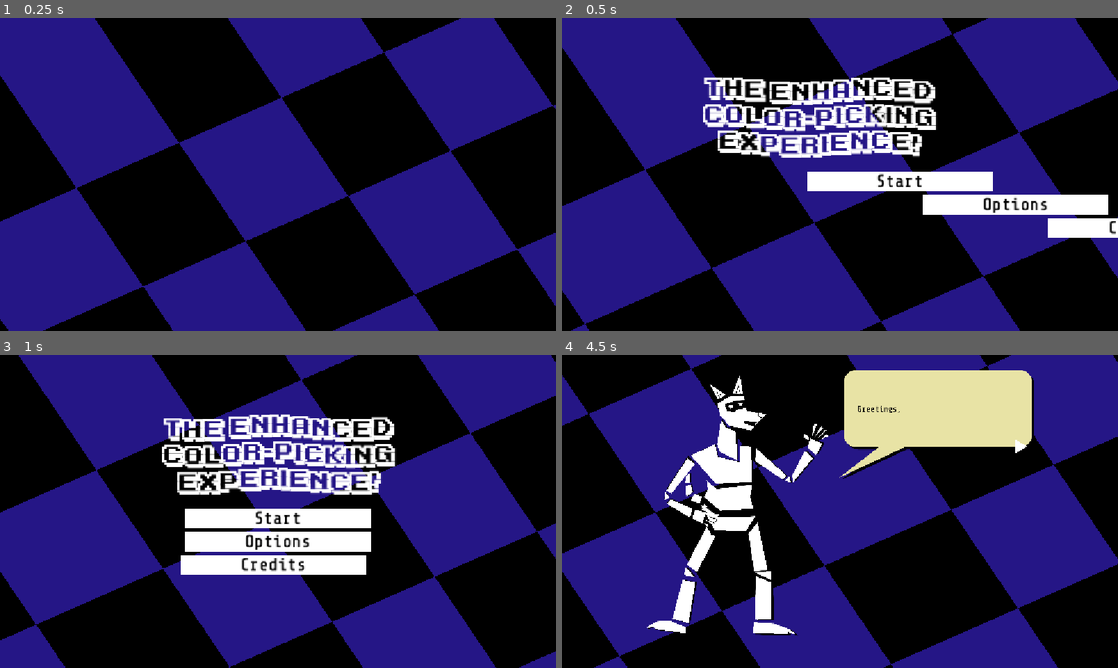
Above: before the commit, frames 1-4 (two rows, left to right).
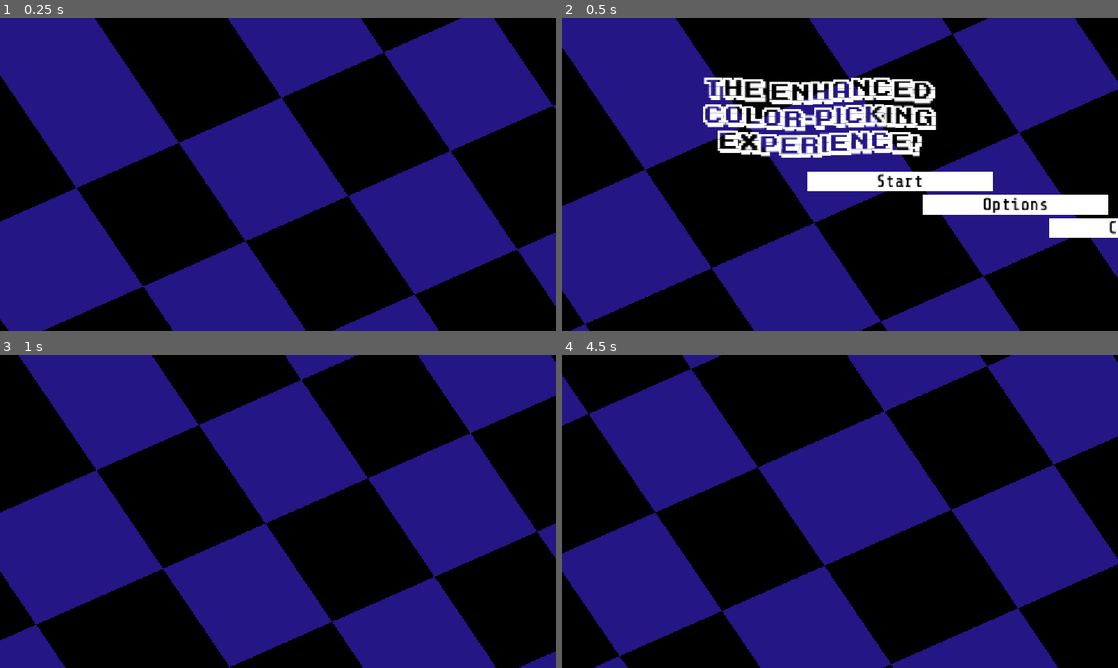
Above: after the commit, the same moments.

Repository: AlejandroCiuba/color-picker-game
Game: Godot game, scene res://scenes/levels/level.tscn
The game is run twice, just before and just after one commit, with the same random seed, the same clock (stepped at 60 frames per second) and the same inputs.
Inputs (mouse positions are in pixels of both pictures, inside the frame that each line leads up to):
- Up to frame 1 (0.25 s): no input
- Up to frame 2 (0.5 s): no input
- Up to frame 3 (1 s): click "Options" at 0.5 s
- Up to frame 4 (4.5 s): click "Credits" at 1.25 s; click (840, 517) at 2 s, where only the run before the commit has a clickable "Start"; move the mouse to (962, 495) at 2.77 s; hold Right (ui_right) 2.78-3.53 s; move the mouse to (728, 527) at 3.52 s; hold Left (ui_left) 3.53-4.25 s; click (1029, 426) at 4.27 s

Frame 1 is identical in both runs. In frame 2, less than 0.1% of the frame differs, in the area x 77-88%, y 57-71%; in frame 3, 13%; in frame 4, 14%, in the area x 15-85%, y 4-90%.

Commit message:
Updated theme and tweens in the start menu

Diff:
--- a/resources/theme/theme.tres
+++ b/resources/theme/theme.tres
@@ -40,8 +40,10 @@
 [resource]
 default_font = ExtResource("2_7ct1h")
 Button/colors/font_color = Color(0, 0, 0, 1)
+Button/colors/font_disabled_color = Color(1, 1, 1, 1)
 Button/colors/font_hover_color = Color(1, 1, 1, 1)
 Button/colors/font_pressed_color = Color(0, 0, 0, 1)
+Button/styles/disabled = SubResource("StyleBoxFlat_56c54")
 Button/styles/hover = SubResource("StyleBoxFlat_56c54")
 Button/styles/normal = SubResource("StyleBoxFlat_orw62")
 Button/styles/pressed = SubResource("StyleBoxFlat_65ii4")
--- a/scenes/ui/menus/start_menu.gd
+++ b/scenes/ui/menus/start_menu.gd
@@ -1,6 +1,14 @@
 extends CanvasLayer
 
 signal game_started()
+signal options_opened()
+signal credits_opened()
+
+@export_category("Tween Delays")
+@export var delay_time_ready: float = 1E-2
+@export var delay_time_start: float = 1E-2
+@export var delay_time_options: float = 1E-2
+@export var delay_time_credits: float = 1E-2
 
 @onready var title: RichTextLabel = %Title
 @onready var start_button: AnimatedButton = %StartButton
@@ -16,7 +24,36 @@
 	tween.set_trans(Tween.TRANS_BACK).set_ease(Tween.EASE_IN_OUT)
 	tween.set_parallel(true)
 	for i in range(items.size()):
-		tween.tween_property(items[i], "position:y", 1000.0, 0.75 + (i * 1E-2)).from_current()
+		items[i].offset_transform_enabled = true
+		tween.tween_property(items[i], "offset_transform_position:y", 1000.0, 0.75 + (i * delay_time_start)).from_current()
+
+	await tween.finished
+
+
+func _options_tween() -> void:
+
+	var items: Array[Control] = [title, start_button, options_button, credits_button]
+
+	var tween: Tween = create_tween()
+	tween.set_trans(Tween.TRANS_BACK).set_ease(Tween.EASE_IN_OUT)
+	tween.set_parallel(true)
+	for i in range(items.size()):
+		items[i].offset_transform_enabled = true
+		tween.tween_property(items[i], "offset_transform_position:y", -1000.0, 0.75 + (i * delay_time_options)).from_current()
+
+	await tween.finished
+
+
+func _credits_tween() -> void:
+
+	var items: Array[Control] = [title, start_button, options_button, credits_button]
+
+	var tween: Tween = create_tween()
+	tween.set_trans(Tween.TRANS_BACK).set_ease(Tween.EASE_IN_OUT)
+	tween.set_parallel(true)
+	for i in range(items.size()):
+		items[i].offset_transform_enabled = true
+		tween.tween_property(items[i], "offset_transform_position:x", -1000.0, 0.75 + (i * delay_time_credits)).from_current()
 
 	await tween.finished
 
@@ -29,24 +66,28 @@
 	tween.set_trans(Tween.TRANS_BACK).set_ease(Tween.EASE_IN_OUT)
 	tween.set_parallel(true)
 	for i in range(items.size()):
-		items[i].position.x = 1000.0
-		tween.tween_property(items[i], "position:x", 0.0, 0.75 + (i * 1E-1)).from_current()
+		items[i].offset_transform_enabled = true
+		tween.tween_property(items[i], "offset_transform_position:x", 0.0, 0.75 + (i * delay_time_ready)).from(1000.0)
 
 
+func _on_button_pressed(button: BaseButton, menu: String) -> void:
 
-func _on_start_button_pressed() -> void:
-	await _start_tween()
+	button.disabled = true
+	match menu:
+		"start":
+			await _start_tween()
+			game_started.emit()
+		"options":
+			await _options_tween()
+			options_opened.emit()
+		"credits":
+			await _credits_tween()
+			credits_opened.emit()
 	hide()
-	game_started.emit()
-
-
-func _on_options_button_pressed() -> void:
-	pass # Replace with function body.
-
-
-func _on_credits_button_pressed() -> void:
-	pass # Replace with function body.
 
 
 func _ready() -> void:
+	start_button.disabled = false
+	options_button.disabled = false
+	credits_button.disabled = false
 	_ready_tween()
--- a/scenes/ui/menus/start_menu.tscn
+++ b/scenes/ui/menus/start_menu.tscn
@@ -6,6 +6,8 @@
 
 [node name="StartMenu" type="CanvasLayer" unique_id=1697332222]
 script = ExtResource("1_qjqn2")
+delay_time_ready = 0.1
+delay_time_credits = 0.1
 
 [node name="Control" type="Control" parent="." unique_id=1989457464]
 layout_mode = 3
@@ -34,6 +36,7 @@
 unique_name_in_owner = true
 clip_contents = false
 layout_mode = 2
+offset_transform_enabled = true
 theme_override_fonts/normal_font = ExtResource("1_omacp")
 theme_override_font_sizes/normal_font_size = 48
 bbcode_enabled = true
@@ -82,6 +85,6 @@
 script = ExtResource("2_k8lbe")
 metadata/_custom_type_script = "uid://rhi57vlt36pi"
 
-[connection signal="pressed" from="Control/MarginContainer/VBoxContainer/VBoxContainer/StartButton" to="." method="_on_start_button_pressed"]
-[connection signal="pressed" from="Control/MarginContainer/VBoxContainer/VBoxContainer/OptionsButton" to="." method="_on_options_button_pressed"]
-[connection signal="pressed" from="Control/MarginContainer/VBoxContainer/VBoxContainer/CreditsButton" to="." method="_on_credits_button_pressed"]
+[connection signal="pressed" from="Control/MarginContainer/VBoxContainer/VBoxContainer/StartButton" to="." method="_on_button_pressed" flags=18 binds= ["start"]]
+[connection signal="pressed" from="Control/MarginContainer/VBoxContainer/VBoxContainer/OptionsButton" to="." method="_on_button_pressed" flags=18 binds= ["options"]]
+[connection signal="pressed" from="Control/MarginContainer/VBoxContainer/VBoxContainer/CreditsButton" to="." method="_on_button_pressed" flags=18 binds= ["credits"]]
